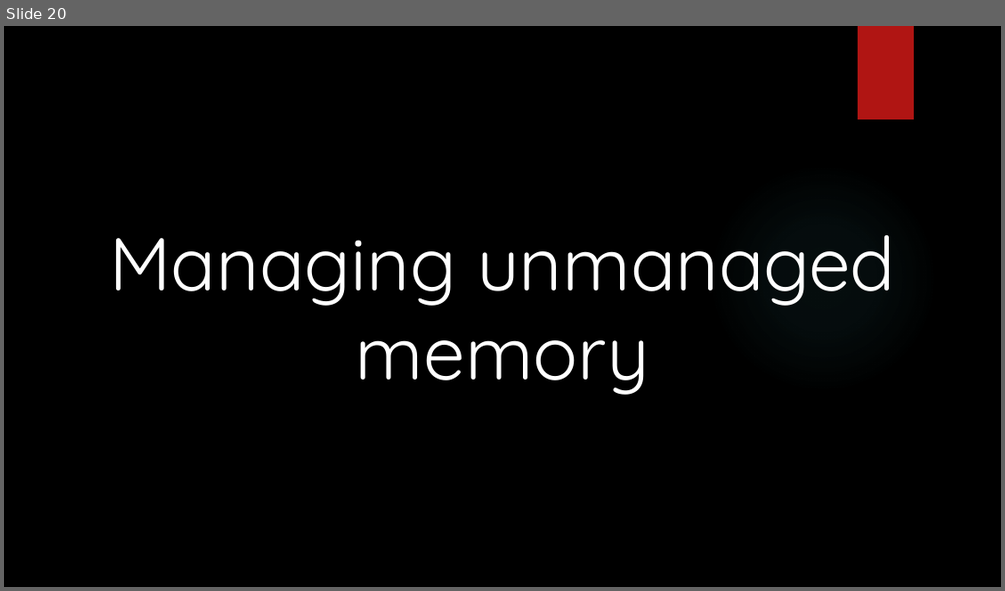
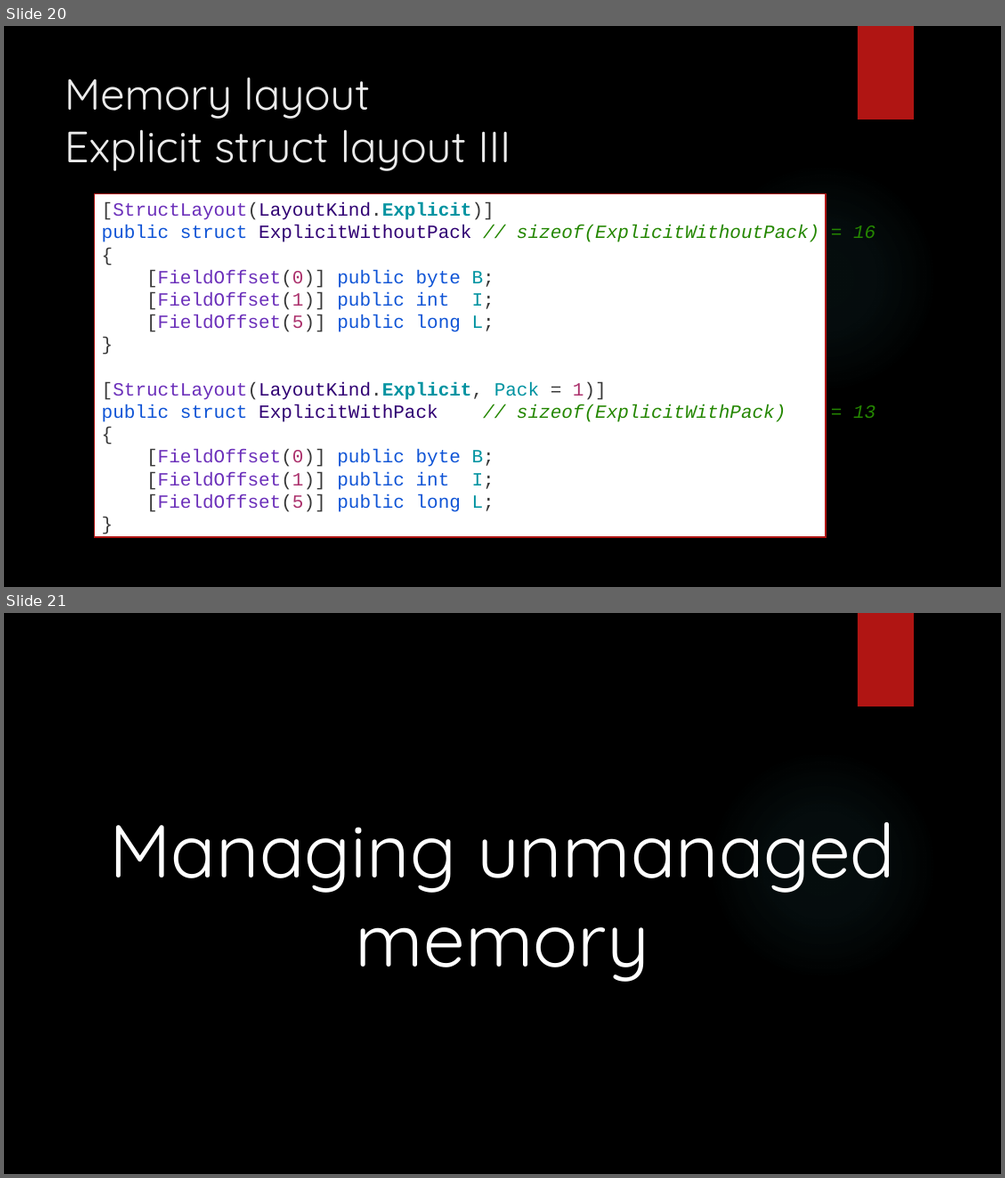
Before and after one commit to dennisdietrich/UnsafeCSharp, a slide deck: doc/Introduction to unsafe C#.pptx. Shown one above the other, each under a label of ours: slide 20 before the commit, slides 20 and 21 after it. The pictures are 1005x591 and 1005x1178 pixels, drawn with LibreOffice and Linux fonts; fonts in the diff are those of the drawing; background and template pictures are left out. Boxes give left, top, right and bottom in pixels: in the first picture for what was removed or moved away, otherwise in the second. Text is boxed around its words. In the diff, an @@ line names an element or a change of style, - is before the commit and + after.

Commit message:
Added slide to clarify effects of packing size when using explicit layout (issue #12)

```diff
--- a/doc/Introduction to unsafe C#.pptx
+++ b/doc/Introduction to unsafe C#.pptx
@@ slide 20 added at (x1=4, y1=26, x2=1001, y2=587), background picture (left out); not listed: 2 template elements that a slide beside it also shows @@
@@ title added at (x1=65, y1=78, x2=511, y2=171), 42 pt, text #EBEBEB @@
+Memory layout
+Explicit struct layout III
@@ rectangle added at (x1=95, y1=194, x2=825, y2=538), fill #FFFFFF, outline #B01513 1.25 pt, 18 pt, text #6B2FBA @@
+[StructLayout(LayoutKind.Explicit)]
+public struct ExplicitWithoutPack // sizeof(ExplicitWithoutPack) = 16
+{
+[FieldOffset(0)] public byte B;
+[FieldOffset(1)] public int I;
+[FieldOffset(5)] public long L;
+}
+[StructLayout(LayoutKind.Explicit, Pack = 1)]
+public struct ExplicitWithPack // sizeof(ExplicitWithPack) = 13
+{
+[FieldOffset(0)] public byte B;
+[FieldOffset(1)] public int I;
+[FieldOffset(5)] public long L;
+}
@@ what was slide 20 is now slide 21 @@
```
Also in this commit, not shown: 2 other files.
